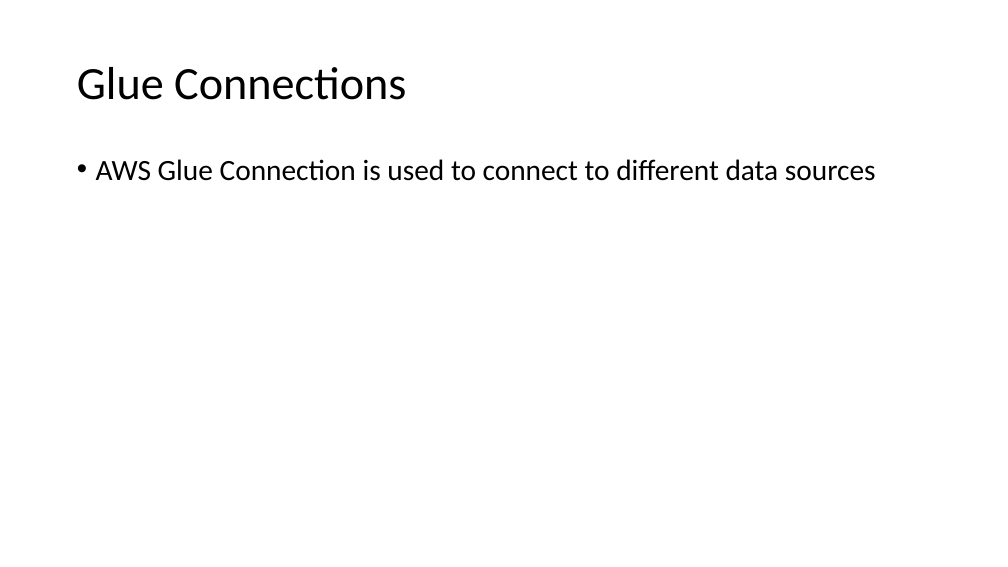
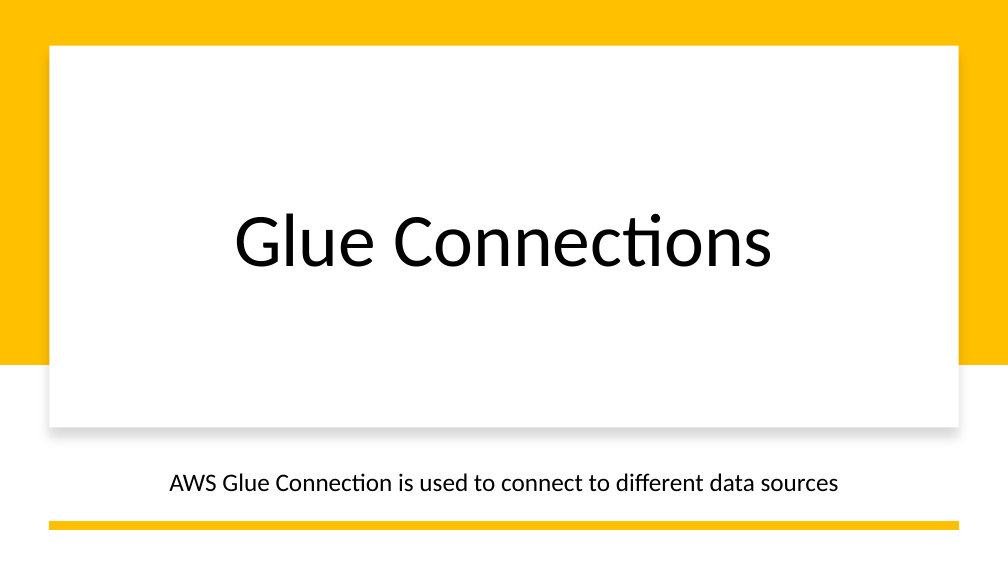
Before and after one commit to kunaldas926/ppt, a slide deck: slide 15 of Presentation1.pptx (slide 12 before the commit). Drawn at 1008x567 pixels with LibreOffice and Linux fonts; fonts in the diff are those of the drawing. Boxes give left, top, right and bottom in pixels: in the first picture for what was removed or moved away, otherwise in the second. Text is boxed around its words. In the diff, an @@ line names an element or a change of style, - is before the commit and + after.

```diff
--- a/Presentation1.pptx
+++ b/Presentation1.pptx
@@ rectangle added at bbox=[0, 0, 1008, 365], fill #FFC000 @@
@@ rectangle added at bbox=[49, 45, 959, 427], fill #FFFFFF @@
@@ title "Glue Connections": place and size @@
-title "Glue Connections" at bbox=[77, 67, 406, 100]
+title "Glue Connections" at bbox=[234, 213, 773, 267]
@@ title "Glue Connections" at bbox=[234, 213, 773, 267]: size 44 to 72 pt; alignment left to centre @@
@@ text "AWS Glue Connection is used ...": place and size @@
-text "AWS Glue Connection is used ..." at bbox=[96, 159, 876, 181]
+text "AWS Glue Connection is used ..." at bbox=[169, 473, 839, 492]
@@ text "AWS Glue Connection is used ..." at bbox=[169, 473, 839, 492]: size 28 to 24 pt; alignment left to centre; bullet • to none; vertical alignment top to middle @@
@@ line added from (959, 526) to (49, 526), #FFC000 8 pt @@
```
Also in this commit, not shown: 19 other slides changed, 23 slides added.
